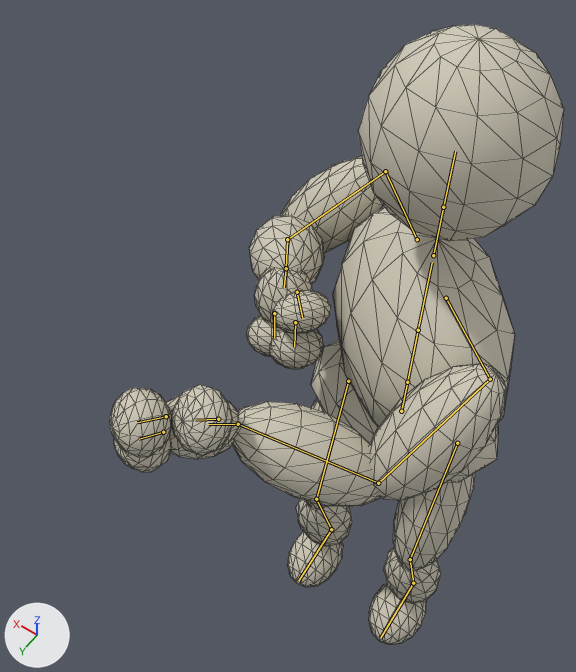
One commit to the glTF model art/models/shared_humanoid/shared_humanoid_player_motion_v1.glb: the scene before it, then after it.
One viewpoint serves both versions: a 50 mm camera at (-0.342, 0.899, 2.347) aimed at (0.237, 0.088, 1.073). Lighting does not change. The marker at lower left points along +X, +Y and +Z. The older version comes first. Both versions are drawn at frame 0 of the action 'smg_hold'; the numbers are the values there. The bones that change, and the others that lie on the model, are drawn over the model as lines. Mesh edges are drawn as thin lines.

Names of what the first picture shows: 'BindTemplate'.
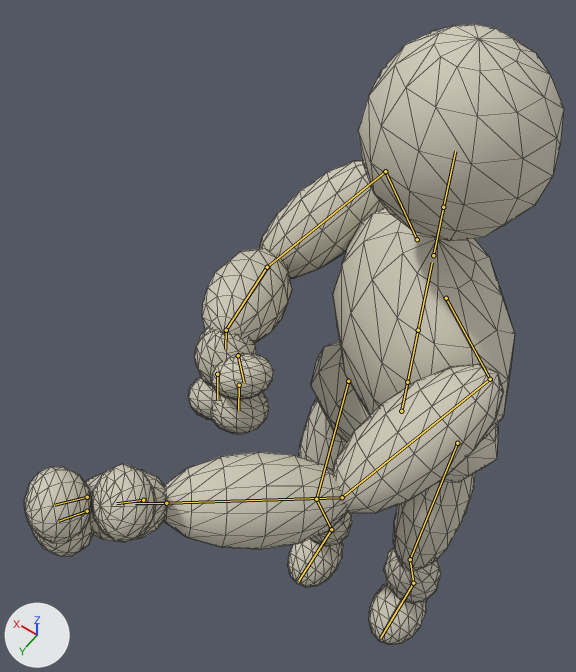
What the commit changed:
Bone 'upper_arm_l' (bone_upper_arm_l) turns from (0, -42, -50) to (28, -23, -65) degrees about its own x, y and z.
Bone 'forearm_l' (bone_forearm_l) turns from (-4, 51, -93) to (11, 22, -42) degrees about its own x, y and z.
Bone 'hand_l' (bone_hand_l) turns from (-25, -11, 27) to (-16, -11, 3) degrees about its own x, y and z.
Bone 'upper_arm_r' (bone_upper_arm_r) turns from (16, -35, 28) to (22, -42, 49) degrees about its own x, y and z.
Bone 'forearm_r' (bone_forearm_r) turns from (83, -52, 50) to (52, -27, 41) degrees about its own x, y and z.
Bone 'hand_r' (bone_hand_r) turns from (-120, 15, 10) to (-108, 9, 23) degrees about its own x, y and z.

Pixel boxes (x1, y1, x2, y2) of what changed, in the pictures (576 x 672 px):
'BindTemplate', posed (19% wider)
    before: (110, 24, 564, 645)
    after: (24, 24, 564, 645)
bone 'upper_arm_l', root to tip
    before: (490, 379) to (378, 483)
    after: (490, 379) to (342, 497)
bone 'forearm_l', root to tip
    before: (378, 483) to (238, 424)
    after: (342, 497) to (166, 503)
bone 'hand_l', root to tip
    before: (238, 424) to (208, 424)
    after: (166, 503) to (135, 503)
bone 'upper_arm_r', root to tip
    before: (385, 171) to (287, 239)
    after: (385, 171) to (267, 267)
bone 'forearm_r', root to tip
    before: (287, 239) to (286, 268)
    after: (267, 267) to (226, 330)
bone 'hand_r', root to tip
    before: (286, 268) to (284, 287)
    after: (226, 330) to (225, 349)
